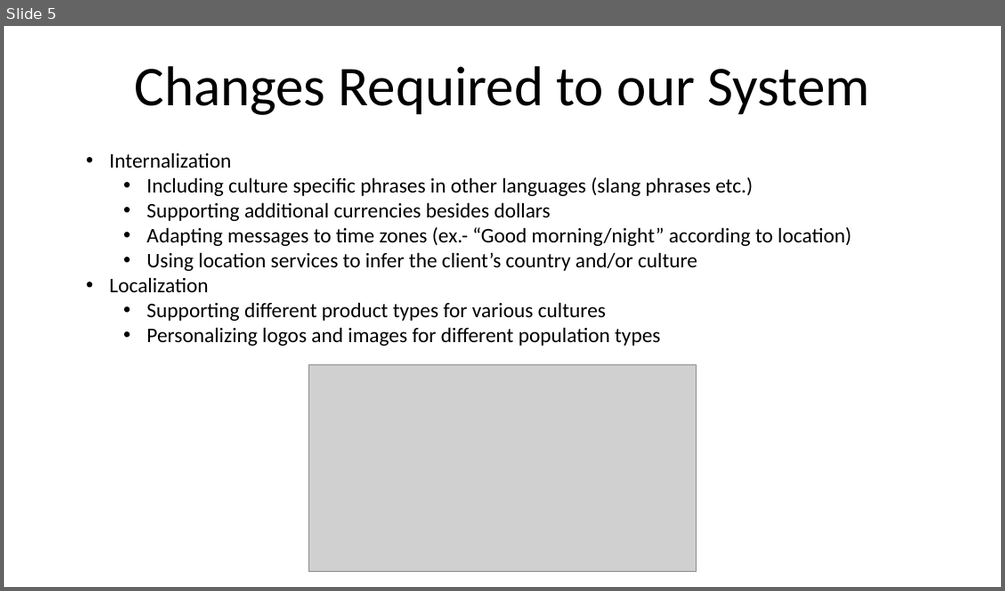
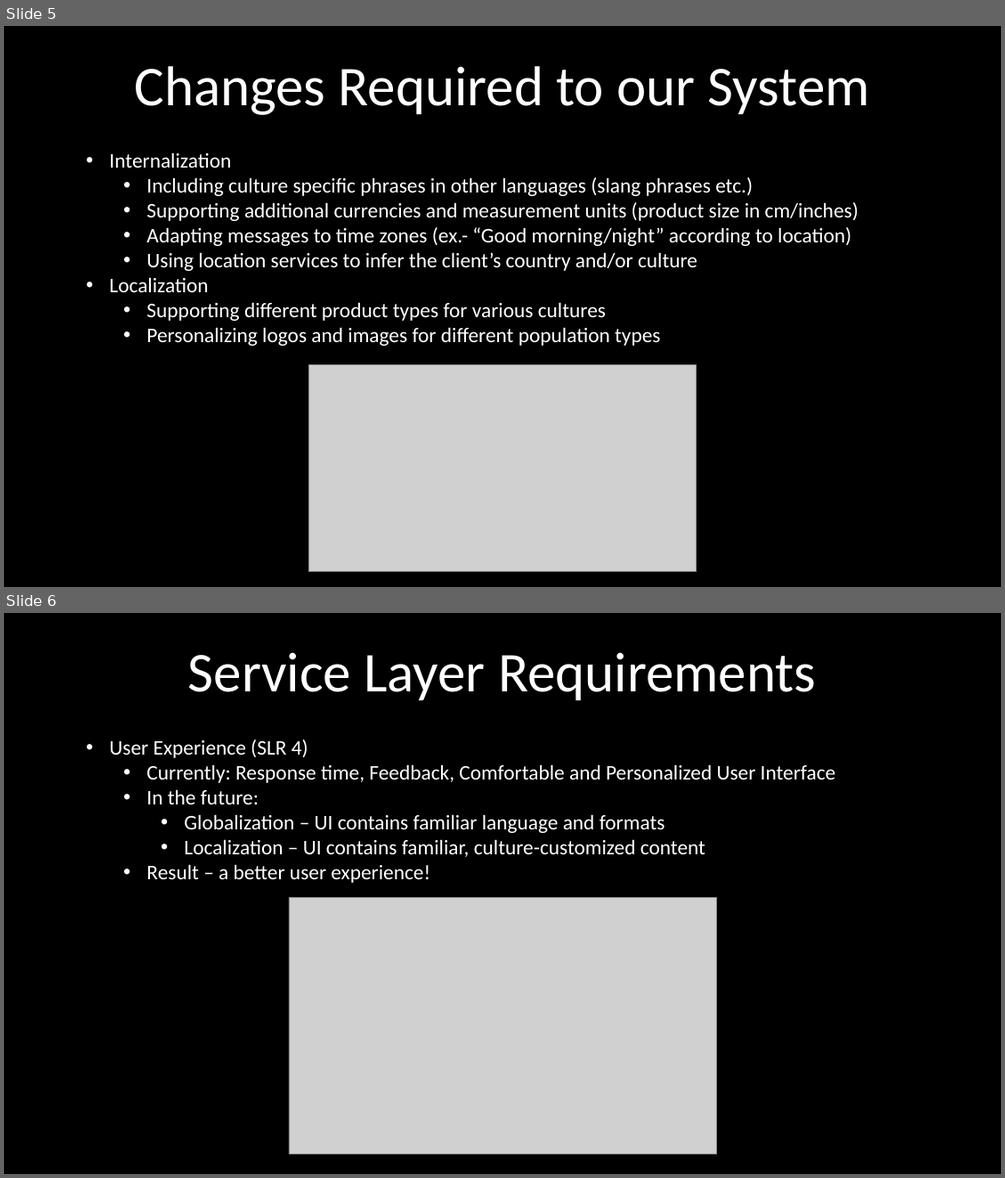
Before and after one commit to itaitzruia4/Workshop, a slide deck: docs/globalization.pptx. Shown one above the other, each under a label of ours: slide 5 before the commit, slides 5 and 6 after it. The pictures are 1005x591 and 1005x1178 pixels, drawn with LibreOffice and Linux fonts; fonts in the diff are those of the drawing; grey boxes stand for pictures; background and template pictures are left out. Boxes give left, top, right and bottom in pixels: in the first picture for what was removed or moved away, otherwise in the second. Text is boxed around its words. In the diff, an @@ line names an element or a change of style, - is before the commit and + after.

```diff
--- a/docs/globalization.pptx
+++ b/docs/globalization.pptx
@@ slide 6 added at <box>4,613,1001,1174</box>, background picture (left out) @@
@@ text added at <box>188,652,816,700</box>, 54 pt, text #FFFFFF @@
+Service Layer Requirements
@@ text added at <box>109,739,836,883</box>, 20 pt, text #FFFFFF @@
+• User Experience (SLR 4)
+  • Currently: Response time, Feedback, Comfortable and Personalized User Interface
+  • In the future:
+    • Globalization – UI contains familiar language and formats
+    • Localization – UI contains familiar, culture-customized content
+  • Result – a better user experience!
@@ picture added at <box>289,898,717,1154</box> @@
@@ slide 5 changed as well @@
@@ background #FFFFFF to picture (left out) @@
@@ text "Changes Required to our System" at <box>135,66,870,115</box>: text colour #000000 to #FFFFFF @@
@@ text at <box>109,152,851,346</box>: text colour #000000 to #FFFFFF in "Internalization", "Including culture specific phrases in other languages ...", "Adapting messages to time zones (ex.- “Good ...", "Using location services to infer the client’s ..." and 3 more places @@
@@ text at <box>146,202,858,221</box>: text changed; text colour #000000 to #FFFFFF @@
-  • Supporting additional currencies besides dollars
+  • Supporting additional currencies and measurement units (product size in cm/inches)
```
Also in this commit, not shown: 4 other slides changed, 1 other slide added, 1 slide removed, 2 other files.
